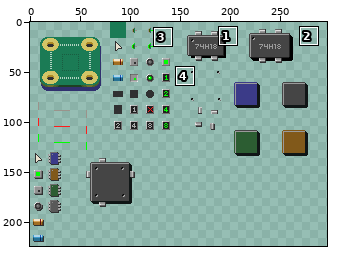
Sprite sheet -- resources/images/circuit.png. Above: a wide view before the commit, with the close-up outlined.
Close-up. The starting point:
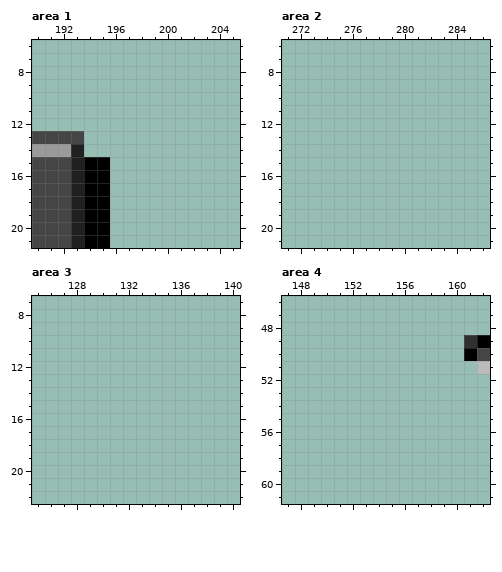
The file is 500x300 pixels. Colours within 5 levels of each other are drawn and written as one. Shown: area 1: x 190..205, y 6..21; area 2: x 271..286, y 6..21; area 3: x 125..140, y 7..22; area 4: x 147..162, y 46..61. The wide view leaves out empty margins. The commit also changed other parts of the picture, which this record leaves out.
And afterwards:
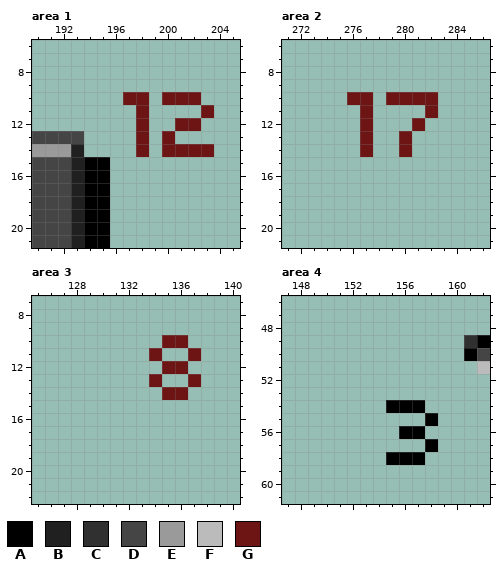
Palette (. is transparent): A #000000  B #202020  C #303031  D #454545  E #9a9a9a  F #bbbbbb  G #6d1414
Change:
Changed rows in their new state; - is an unchanged pixel.
Area 1:
first column x 197:
10 GG-GGG-
11 -G----G
12 -G--GG-
13 -G-G---
14 -G-GGGG
Area 2:
first column x 276:
10 GG-GGGG
11 -G----G
12 -G---G-
13 -G--G--
14 -G--G--
Area 3:
first column x 134:
10 -GG-
11 G--G
12 -GG-
13 G--G
14 -GG-
Area 4:
first column x 155:
54 AAA-
55 ---A
56 -AA-
57 ---A
58 AAA-
Changed places in both close-ups, as pixel boxes (x1, y1, x2, y2):
added: (123, 92, 214, 157)
added: (347, 92, 438, 157)
added: (149, 335, 201, 400)
added: (386, 400, 438, 465)
